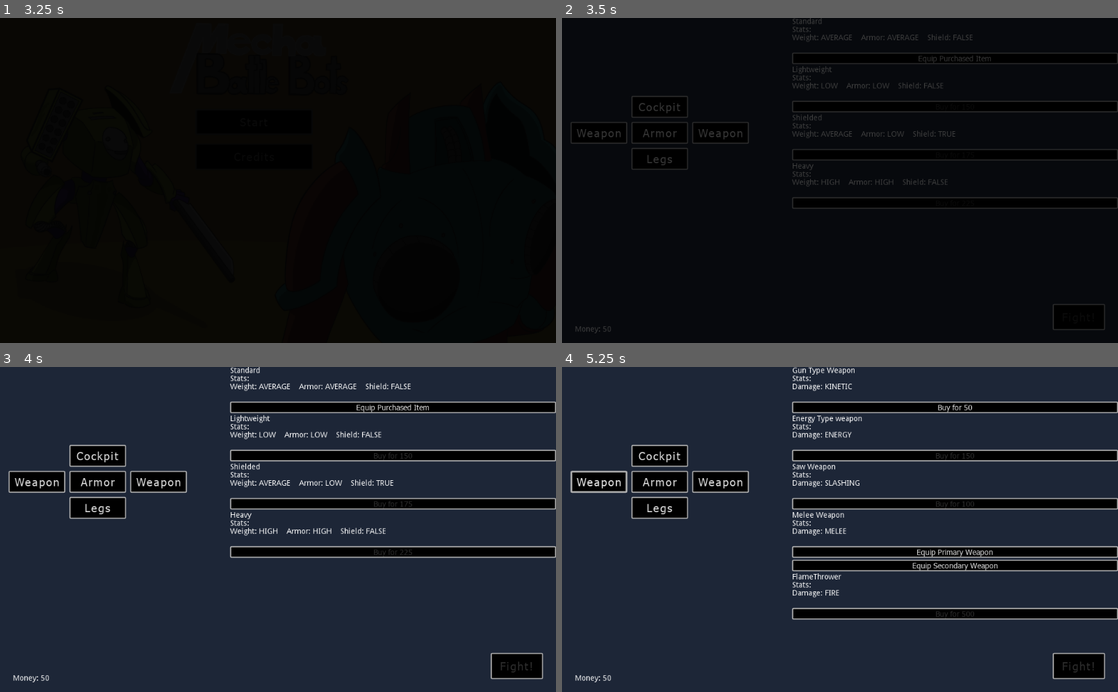
Above: before the commit, frames 1-4 (two rows, left to right).
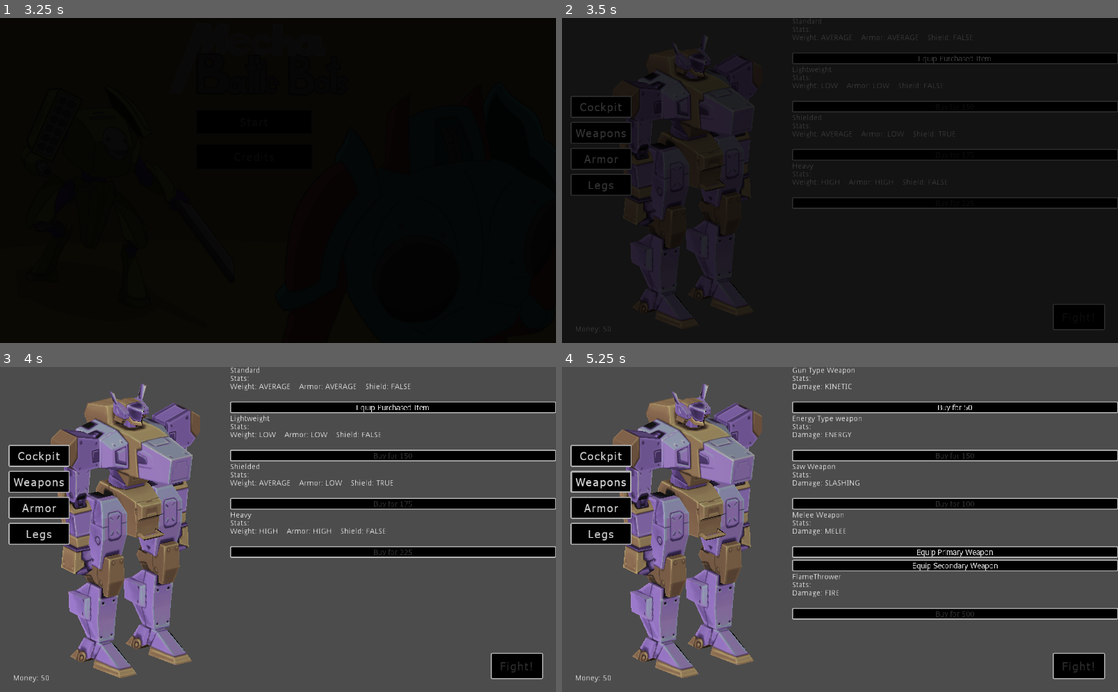
Above: after the commit, the same moments.

Repository: game-workers-cooperative/mechjam
Game: Godot game, scene res://scenes/Menus/Menus.tscn
Same seed, same stepped clock (60 frames per second), same inputs: the game is played once before the commit and once after it.
Inputs:
- Up to frame 1 (3.25 s): click "Next" at 0.5 s; click "Next" at 1.25 s; click "Skip Intro" at 2 s; click "Start" at 2.75 s
- Up to frame 2 (3.5 s): no input
- Up to frame 3 (4 s): click "Armor" at 3.5 s
- Up to frame 4 (5.25 s): click "Armor" at 4.25 s; click "Weapon" (after the commit: "Weapons") at 5 s

Frame 1 is identical in both runs. In frame 2, 8.8% of the frame differs, in the area x 1-77%, y 5-96%; in frame 3, 91%, in the area x 0-100%, y 0-100%; in frame 4, 87%.

Commit message:
new store and gunshots
- adding nick's changes
- adding new store layout
- adding gunshot animations

Diff:
--- a/scenes/Battlefield/Battlefield.tscn
+++ b/scenes/Battlefield/Battlefield.tscn
@@ -29,10 +29,25 @@
 [ext_resource path="res://assets/audio/effects/New Project - SFX MudWarble - 120.wav" type="AudioStream" id=27]
 [ext_resource path="res://assets/audio/effects/flamethrower.wav" type="AudioStream" id=28]
 [ext_resource path="res://assets/fbx/player.fbx" type="PackedScene" id=29]
+[ext_resource path="res://assets/texture/title.PNG" type="Texture" id=30]
 
 [sub_resource type="Environment" id=1]
 
 [sub_resource type="BoxShape" id=2]
+
+[sub_resource type="SpatialMaterial" id=3]
+albedo_texture = ExtResource( 30 )
+
+[sub_resource type="CanvasItemMaterial" id=4]
+
+[sub_resource type="ParticlesMaterial" id=5]
+next_pass = SubResource( 4 )
+gravity = Vector3( 0, 0, 0 )
+
+[sub_resource type="SphereMesh" id=6]
+
+[sub_resource type="PlaneMesh" id=7]
+size = Vector2( 1, 2 )
 
 [node name="Spatial" type="Spatial"]
 script = ExtResource( 3 )
@@ -45,6 +60,7 @@
 light_bake_mode = 2
 
 [node name="Player" type="KinematicBody" parent="WorldEnvironment"]
+visible = false
 
 [node name="CollisionShape" type="CollisionShape" parent="WorldEnvironment/Player"]
 transform = Transform( 0.4, 0, 0, 0, 0.5, 0, 0, 0, 0.4, 0, 0.5, 0 )
@@ -64,6 +80,7 @@
 transform = Transform( 0.1, 0, 0, 0, 0.1, 0, 0, 0, 0.1, 0, 0, 0 )
 
 [node name="Enemy" type="KinematicBody" parent="WorldEnvironment"]
+visible = false
 
 [node name="CollisionShape" type="CollisionShape" parent="WorldEnvironment/Enemy"]
 transform = Transform( 0.4, 0, 0, 0, 0.5, 0, 0, 0, 0.4, 0, 0.5, 0 )
@@ -129,6 +146,19 @@
 __meta__ = {
 "_edit_use_anchors_": false
 }
+
+[node name="Shot" type="Particles" parent="WorldEnvironment"]
+transform = Transform( 0.1, 0, 0, 0, 0.1, 0, 0, 0, 0.1, 0, 0.6, 0 )
+visible = false
+material_override = SubResource( 3 )
+process_material = SubResource( 5 )
+draw_pass_1 = SubResource( 6 )
+
+[node name="Laser" type="Particles" parent="WorldEnvironment"]
+transform = Transform( 0.1, 0, 0, 0, 0.1, 0, 0, 0, 0.1, 0, 0.6, 0 )
+material_override = SubResource( 3 )
+process_material = SubResource( 5 )
+draw_pass_1 = SubResource( 7 )
 
 [node name="HUD" type="CanvasLayer" parent="."]
 
--- a/scenes/Battlefield/load.gd
+++ b/scenes/Battlefield/load.gd
@@ -109,7 +109,7 @@
 		# run player command if possible
 		if commands.size() > 0:
 			var command = commands[0]
-
+			print(commands)
 			if command.parameters:
 				player.call_deferred(command.method, command.parameters)
 			else:
@@ -124,8 +124,12 @@
 
 		# run enemy command if possible
 		if enemyCommands[enemy].size() > 0:
+			print(enemyCommands)
 			var enemyCommand = enemyCommands[enemy][0]
-			enemy.call(enemyCommand.method, enemyCommand.parameters)
+			if enemyCommand.parameters:
+				enemy.call_deferred(enemyCommand.method, enemyCommand.parameters)
+			else:
+				enemy.call_deferred(enemyCommand.method)
 			yield(enemy,"move_finished")
 			enemy.check_environment_damage()
 			enemyCommands[enemy].remove(0)
@@ -173,15 +177,15 @@
 func testMoves(position,facing,depth,moves=[]):
 	var rng = RandomNumberGenerator.new()
 	rng.randomize()
-	var possibleMoves = ['forward','backward','left','right','attack','attack2','skip']
+	var possibleMoves = ['forward','backward','left','right','attack1','attack2','skip']
 	var newPos = position
 	var newAngle = facing
 	var testAngle = facing
 	var testMoves = {}
 	var maxScore = {'none':1000.0}
 	var playerGridPos = Vector2(player.object.translation.x,player.object.translation.z)
+	var score = 0
 	for testMove in possibleMoves:
-		var score = 0
 		match(testMove):
 			'forward':
 				newPos = position+facing
@@ -195,28 +199,36 @@
 				newAngle = facing.rotated(deg2rad(90))
 			'attack1':
 				var weaponHitArea = enemy.primaryWeapon.aim(position,facing)
-				if weaponHitArea.search(playerGridPos):
-					score = 0
+				if weaponHitArea.find(playerGridPos):
+					score -=3
 				else:
-					score +=.5
+					score +=.1
 			'attack2':
 				var weaponHitArea = enemy.secondaryWeapon.aim(position,facing)
 				if weaponHitArea.find(playerGridPos):
-					score = 0
+					score -=3
 				else:
-					score +=.5
+					score +=.1
 			'skip':
 				pass
-		score += rng.randf_range(0, 0.5)
+		var type = map.get_tile_type(Vector3(newPos.x,0,newPos.y))
+		if type != 'floor':
+			score += 5
+		score += rng.randf_range(0, 2.0)
 		score += testAngle
 		score = position.distance_to(newPos)
 		score += abs(testAngle + position.angle_to(playerGridPos))
 		testMoves[testMove]=score
-
+		score = 0
 	for x in range(testMoves.size()):
+		print('is '+str(testMoves.values()[x])+' less than '+str(maxScore.values()[0]))
 		if testMoves.values()[x] < maxScore.values()[0]:
 			maxScore = {testMoves.keys()[x]:testMoves.values()[x]}
-	moves.append(maxScore)
+	var lowMovesArray = []
+	for ndx in range(testMoves.size()):
+		if testMoves.values()[ndx] == maxScore.values()[0]:
+			lowMovesArray.append({testMoves.keys()[ndx]:testMoves.values()[ndx]})
+	moves.append(lowMovesArray[randi() % lowMovesArray.size()])
 
 	if depth>=0:
 		var deepMoves = testMoves(newPos, newAngle, depth-1)
@@ -243,11 +255,11 @@
 					)
 			'left':
 				enemyInstMoves.append(
-					{'method':'try_move','parameters':Vector3(1,0,0)}
+					{'method':'turn_left','parameters':null}
 					)
 			'right':
 				enemyInstMoves.append(
-					{'method':'try_move','parameters':Vector3(-1,0,0)}
+					{'method':'turn_right','parameters':null}
 					)
 			'attack1':
 				enemyInstMoves.append(
--- a/scenes/Battlefield/mech.gd
+++ b/scenes/Battlefield/mech.gd
@@ -132,6 +132,46 @@
 	attackArray.append(get_position())
 	emit_signal("weapon_attack",attackArray)
 
+	# find which animation to run
+	var shot = null
+	match weapon.stats['name']:
+		'Gun Type Weapon':
+			shot = object.get_parent().find_node('Shot')
+		'Energy Type weapon':
+			shot = object.get_parent().find_node('Laser')
+
+	# animate attack
+	if shot:
+		shot.translation = object.translation
+		shot.visible = true
+		var offset = Vector3(0, 0, 0)
+		var length = 5
+		match(face_dir):
+			Vector2.LEFT:
+				length = map.get_midpoint().x * 2
+				offset = Vector3(-length, 0, 0)
+			Vector2.RIGHT:
+				length = map.get_midpoint().x * 2
+				offset = Vector3(length, 0, 0)
+			Vector2.UP:
+				length = map.get_midpoint().z * 2
+				offset = Vector3(0, 0, -length)
+			Vector2.DOWN:
+				length = map.get_midpoint().z * 2
+				offset = Vector3(0, 0, length)
+		tween.interpolate_property(
+			shot,
+			"translation",
+			shot.translation,
+			shot.translation + offset,
+			0.25,
+			Tween.TRANS_SINE,
+			Tween.EASE_IN_OUT
+		)
+		tween.start()
+		yield(tween, "tween_all_completed")
+		shot.visible = false
+
 	# make sure the sound is done
 	if typeof(playerName) == TYPE_STRING:
 		yield(player, 'finished')
--- a/scenes/StoreUI.gd
+++ b/scenes/StoreUI.gd
@@ -5,7 +5,7 @@
 
 func _ready():
 	_populate_store('cockpit')
-	$ColorRect/FightButton.disabled = true
+	find_node('FightButton').disabled = true
 	player = self.find_node('Click')
 
 func _clear_store():
@@ -25,7 +25,7 @@
 			return false
 	if Global.store['equipped']['weapon'][0] == 'none' or Global.store['equipped']['weapon'][1] == 'none':
 		return false
-	$ColorRect/FightButton.disabled = false
+	find_node('FightButton').disabled = false
 
 func _equip_weapon_button_pressed(name,type,index):
 	# play the click noise
@@ -155,4 +155,4 @@
 	_populate_store("leg")
 
 func _process(_delta):
-	$ColorRect/Money.text = "Money: " + str(Global.money)
+	find_node('Money').text = "Money: " + str(Global.money)
--- a/scenes/StoreUI.tscn
+++ b/scenes/StoreUI.tscn
@@ -6,55 +6,82 @@
 [ext_resource path="res://theme/mechjam_smol.tres" type="Theme" id=4]
 [ext_resource path="res://assets/audio/songs/Atmosphere_-_Droid_Factory.ogg" type="AudioStream" id=5]
 [ext_resource path="res://assets/audio/effects/click.wav" type="AudioStream" id=6]
+[ext_resource path="res://assets/fbx/player.fbx" type="PackedScene" id=7]
 
-[node name="StoreUI" type="Node"]
+[sub_resource type="Environment" id=1]
+
+[sub_resource type="BoxShape" id=2]
+
+[node name="Spatial" type="Spatial"]
+
+[node name="WorldEnvironment" type="WorldEnvironment" parent="."]
+environment = SubResource( 1 )
+
+[node name="DirectionalLight" type="DirectionalLight" parent="WorldEnvironment"]
+transform = Transform( -0.533905, 0.673799, 0.510823, -0.589978, -0.729631, 0.34578, 0.605698, -0.11676, 0.787081, 6.36711, 14.2684, 13.6213 )
+light_bake_mode = 2
+
+[node name="Player" type="KinematicBody" parent="WorldEnvironment"]
+
+[node name="CollisionShape" type="CollisionShape" parent="WorldEnvironment/Player"]
+transform = Transform( 1, 0, 0, 0, 1, 0, 0, 0, 1, 0, 0.5, 0 )
+shape = SubResource( 2 )
+
+[node name="Tween" type="Tween" parent="WorldEnvironment/Player"]
+
+[node name="player" parent="WorldEnvironment/Player" instance=ExtResource( 7 )]
+transform = Transform( -0.0368065, 0, -0.799153, 0, 0.8, 0, 0.799153, 0, -0.0368065, 0, 0.3869, 0 )
+
+[node name="Camera" type="Camera" parent="WorldEnvironment"]
+transform = Transform( 0.606405, -0.271959, 0.747202, 0, 0.939693, 0.34202, -0.795156, -0.207403, 0.569834, 19.0186, 11.8994, 8.64189 )
+projection = 1
+size = 10.0
+
+[node name="StoreUI" type="Node" parent="."]
 script = ExtResource( 1 )
 
-[node name="ColorRect" type="ColorRect" parent="."]
+[node name="StoreMarginContainer" type="VBoxContainer" parent="StoreUI"]
+margin_left = 424.0
 margin_right = 1024.0
-margin_bottom = 600.0
-color = Color( 0.117647, 0.152941, 0.219608, 1 )
+margin_bottom = 512.0
+theme = ExtResource( 4 )
 __meta__ = {
 "_edit_use_anchors_": false
 }
 
-[node name="ArmorButton" type="Button" parent="ColorRect"]
-margin_left = 128.0
-margin_top = 192.0
-margin_right = 232.0
-margin_bottom = 232.0
+[node name="BackgroundMusic" type="AudioStreamPlayer" parent="StoreUI"]
+stream = ExtResource( 5 )
+autoplay = true
+
+[node name="Click" type="AudioStreamPlayer" parent="StoreUI"]
+stream = ExtResource( 6 )
+
+[node name="ArmorButton" type="Button" parent="StoreUI"]
+margin_left = 16.0
+margin_top = 240.0
+margin_right = 128.0
+margin_bottom = 280.0
 theme = ExtResource( 3 )
 text = "Armor"
 __meta__ = {
 "_edit_use_anchors_": false
 }
 
-[node name="WeaponButton" type="Button" parent="ColorRect"]
+[node name="WeaponButton" type="Button" parent="StoreUI"]
 margin_left = 16.0
 margin_top = 192.0
-margin_right = 120.0
+margin_right = 128.0
 margin_bottom = 232.0
 theme = ExtResource( 3 )
-text = "Weapon"
+text = "Weapons"
 __meta__ = {
 "_edit_use_anchors_": false
 }
 
-[node name="Weapon2Button" type="Button" parent="ColorRect"]
-margin_left = 240.0
-margin_top = 192.0
-margin_right = 344.0
-margin_bottom = 232.0
-theme = ExtResource( 3 )
-text = "Weapon"
-__meta__ = {
-"_edit_use_anchors_": false
-}
-
-[node name="CockpitButton" type="Button" parent="ColorRect"]
-margin_left = 128.0
+[node name="CockpitButton" type="Button" parent="StoreUI"]
+margin_left = 16.0
 margin_top = 144.0
-margin_right = 232.0
+margin_right = 128.0
 margin_bottom = 184.0
 theme = ExtResource( 3 )
 text = "Cockpit"
@@ -62,18 +89,18 @@
 "_edit_use_anchors_": false
 }
 
-[node name="LegsButton" type="Button" parent="ColorRect"]
-margin_left = 128.0
-margin_top = 240.0
-margin_right = 232.0
-margin_bottom = 280.0
+[node name="LegsButton" type="Button" parent="StoreUI"]
+margin_left = 16.0
+margin_top = 288.0
+margin_right = 128.0
+margin_bottom = 328.0
 theme = ExtResource( 3 )
 text = "Legs"
 __meta__ = {
 "_edit_use_anchors_": false
 }
 
-[node name="FightButton" type="Button" parent="ColorRect"]
+[node name="FightButton" type="Button" parent="StoreUI"]
 margin_left = 904.0
 margin_top = 528.0
 margin_right = 1000.0
@@ -86,7 +113,7 @@
 }
 target_scene = "res://scenes/Battlefield/Battlefield.tscn"
 
-[node name="Money" type="Label" parent="ColorRect"]
+[node name="Money" type="Label" parent="StoreUI"]
 margin_left = 24.0
 margin_top = 568.0
 margin_right = 176.0
@@ -95,24 +122,7 @@
 __meta__ = {
 "_edit_use_anchors_": false
 }
-
-[node name="StoreMarginContainer" type="VBoxContainer" parent="."]
-margin_left = 424.0
-margin_right = 1024.0
-margin_bottom = 512.0
-theme = ExtResource( 4 )
-__meta__ = {
-"_edit_use_anchors_": false
-}
-
-[node name="BackgroundMusic" type="AudioStreamPlayer" parent="."]
-stream = ExtResource( 5 )
-autoplay = true
-
-[node name="Click" type="AudioStreamPlayer" parent="."]
-stream = ExtResource( 6 )
-[connection signal="pressed" from="ColorRect/ArmorButton" to="." method="_on_ArmorButton_pressed"]
-[connection signal="pressed" from="ColorRect/WeaponButton" to="." method="_on_WeaponButton_pressed"]
-[connection signal="pressed" from="ColorRect/Weapon2Button" to="." method="_on_WeaponButton_pressed"]
-[connection signal="pressed" from="ColorRect/CockpitButton" to="." method="_on_CockpitButton_pressed"]
-[connection signal="pressed" from="ColorRect/LegsButton" to="." method="_on_LegsButton_pressed"]
+[connection signal="pressed" from="StoreUI/ArmorButton" to="StoreUI" method="_on_ArmorButton_pressed"]
+[connection signal="pressed" from="StoreUI/WeaponButton" to="StoreUI" method="_on_WeaponButton_pressed"]
+[connection signal="pressed" from="StoreUI/CockpitButton" to="StoreUI" method="_on_CockpitButton_pressed"]
+[connection signal="pressed" from="StoreUI/LegsButton" to="StoreUI" method="_on_LegsButton_pressed"]
Not shown: 1 places in scenes/Battlefield/Battlefield.tscn that only renumber resources
Not shown: 1 places in scenes/StoreUI.tscn that only renumber resources
